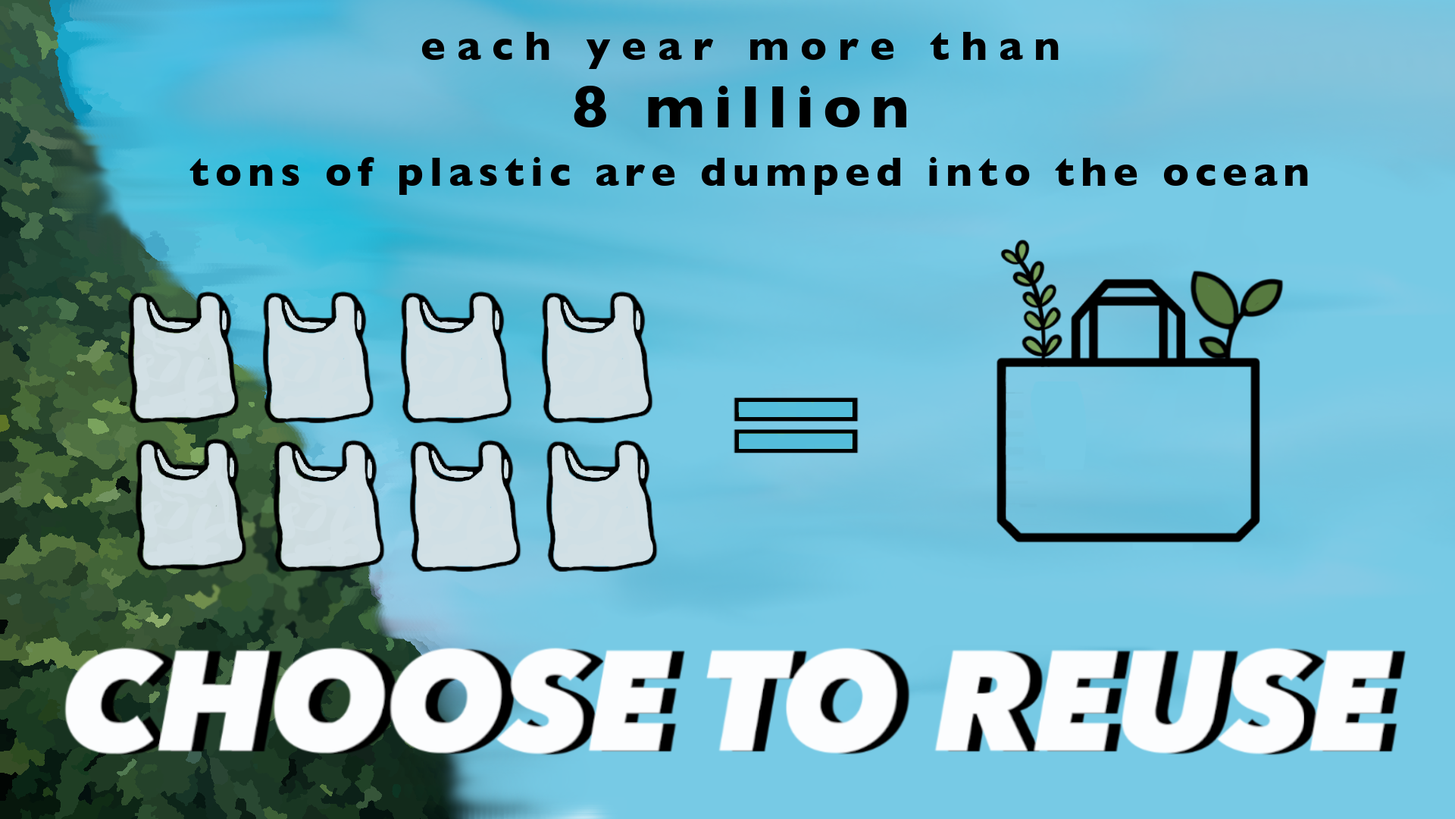
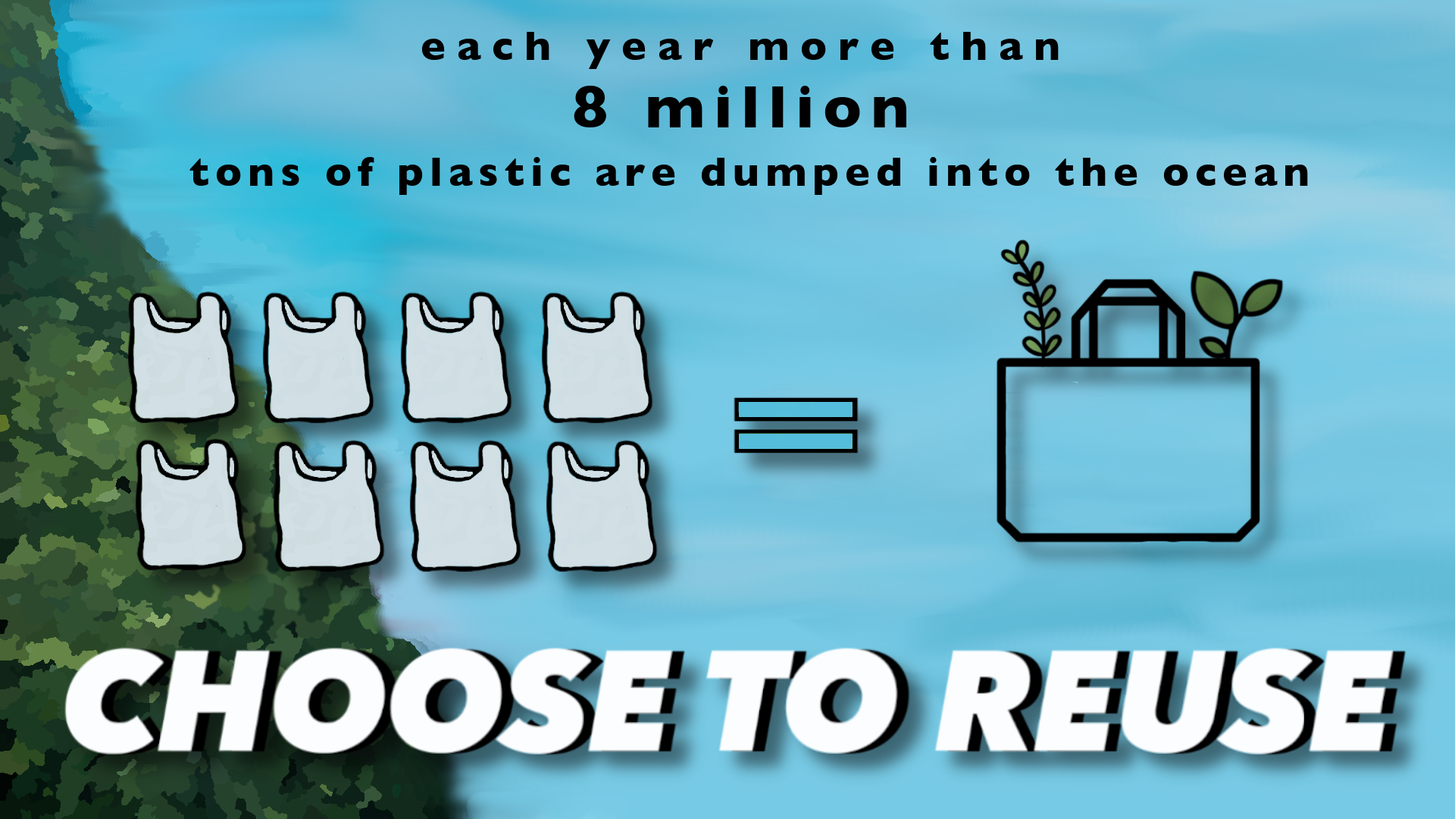
Layer changes from the first w=1455, h=819 image to the second:
painted on "BLACK CHOOSE TO REUSE" over left=66, top=637, right=1444, bottom=795
painted on "plastic bag fill" over left=131, top=291, right=697, bottom=612
painted on "tote bag" over left=989, top=235, right=1319, bottom=579
painted on "=" over left=733, top=395, right=890, bottom=494
painted on "Background" over left=466, top=0, right=1455, bottom=819
